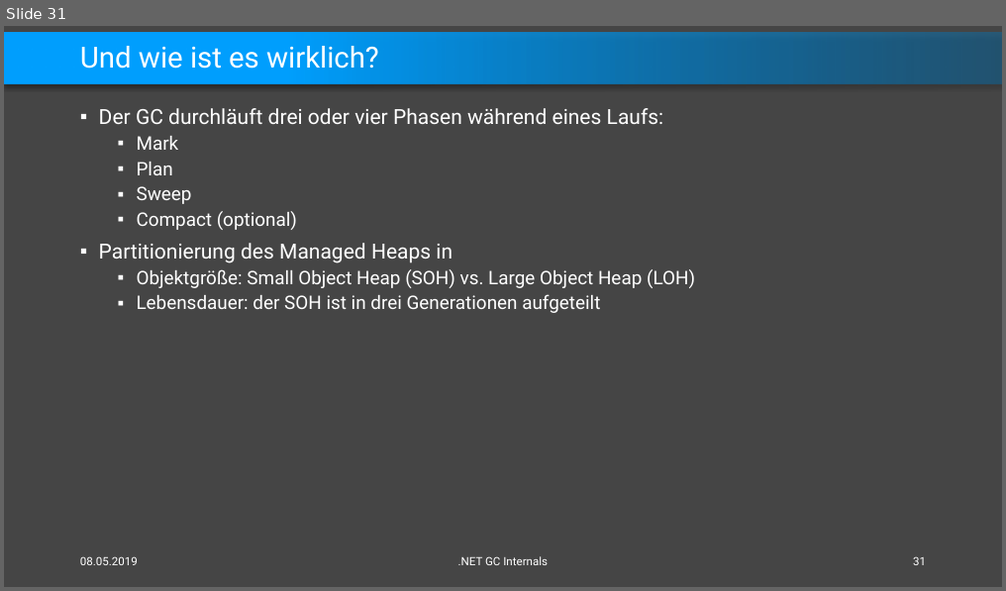
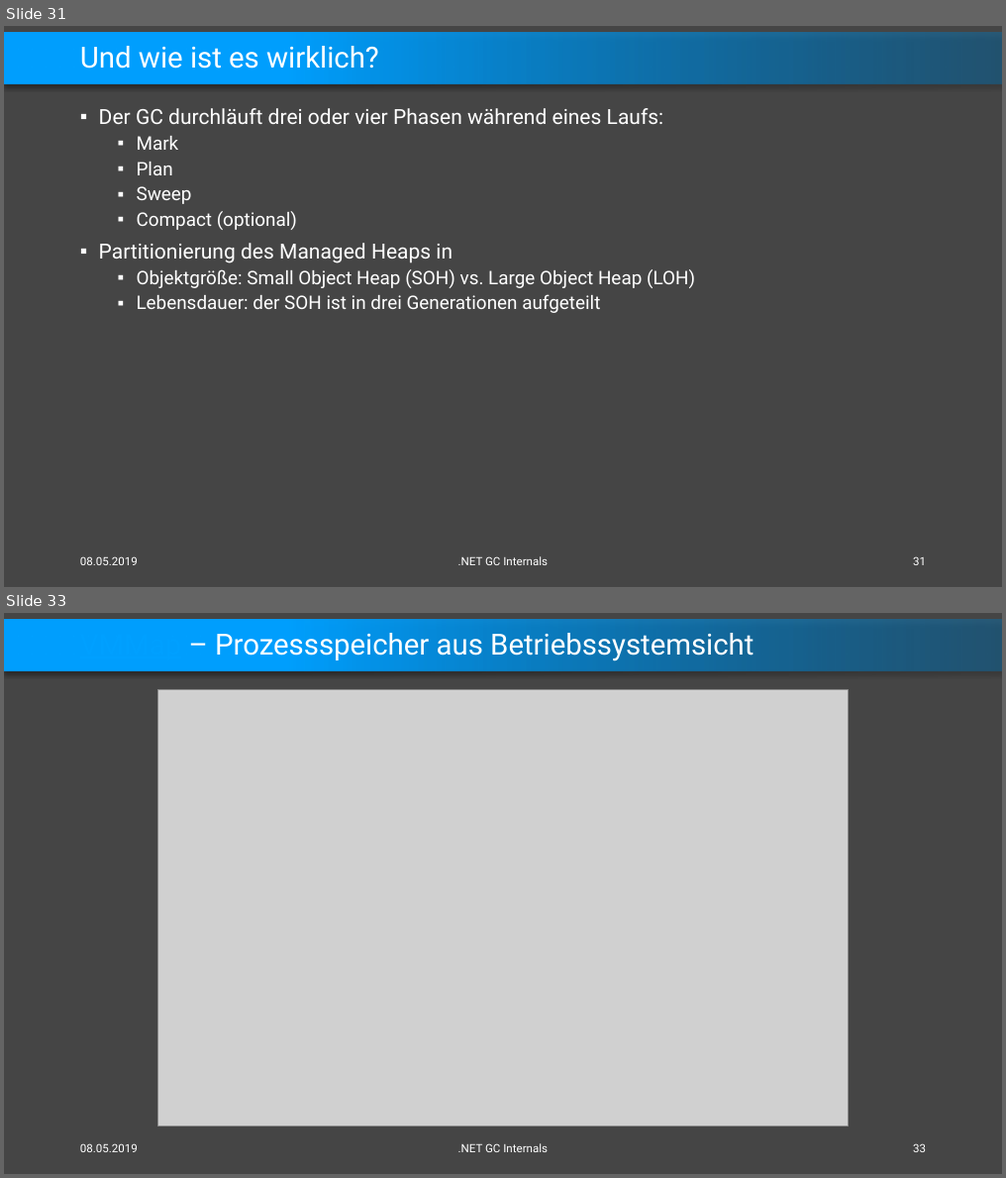
Before and after one commit to feO2x/DotnetGCInternals, a slide deck: Dotnet GC Internals.pptx. Shown one above the other, each under a label of ours: slide 31 before the commit, slides 31 and 33 after it; the slides between them are not shown. The pictures are 1006x591 and 1006x1178 pixels, drawn with LibreOffice and Linux fonts; fonts in the diff are those of the drawing; grey boxes stand for pictures. Boxes give left, top, right and bottom in pixels: in the first picture for what was removed or moved away, otherwise in the second. Text is boxed around its words. In the diff, an @@ line names an element or a change of style, - is before the commit and + after.

```diff
--- a/Dotnet GC Internals.pptx
+++ b/Dotnet GC Internals.pptx
@@ slide 33 added at (x1=4, y1=613, x2=1002, y2=1174), background #454545; not listed: 1 template element that a slide beside it also shows @@
@@ title added at (x1=215, y1=633, x2=753, y2=662), 28 pt, text #FFFFFF @@
+VMMap – Prozessspeicher aus Betriebssystemsicht
@@ picture added at (x1=158, y1=689, x2=848, y2=1126) @@
@@ text added at (x1=80, y1=1144, x2=138, y2=1153), 11 pt, text #FFFFFF @@
+08.05.2019
@@ text added at (x1=458, y1=1144, x2=548, y2=1153), 11 pt, text #FFFFFF @@
+.NET GC Internals
@@ page number added at (x1=913, y1=1144, x2=926, y2=1153), 11 pt, text #FFFFFF @@
+33
```
Also in this commit, not shown: 1 slide changed, 4 other slides added.
